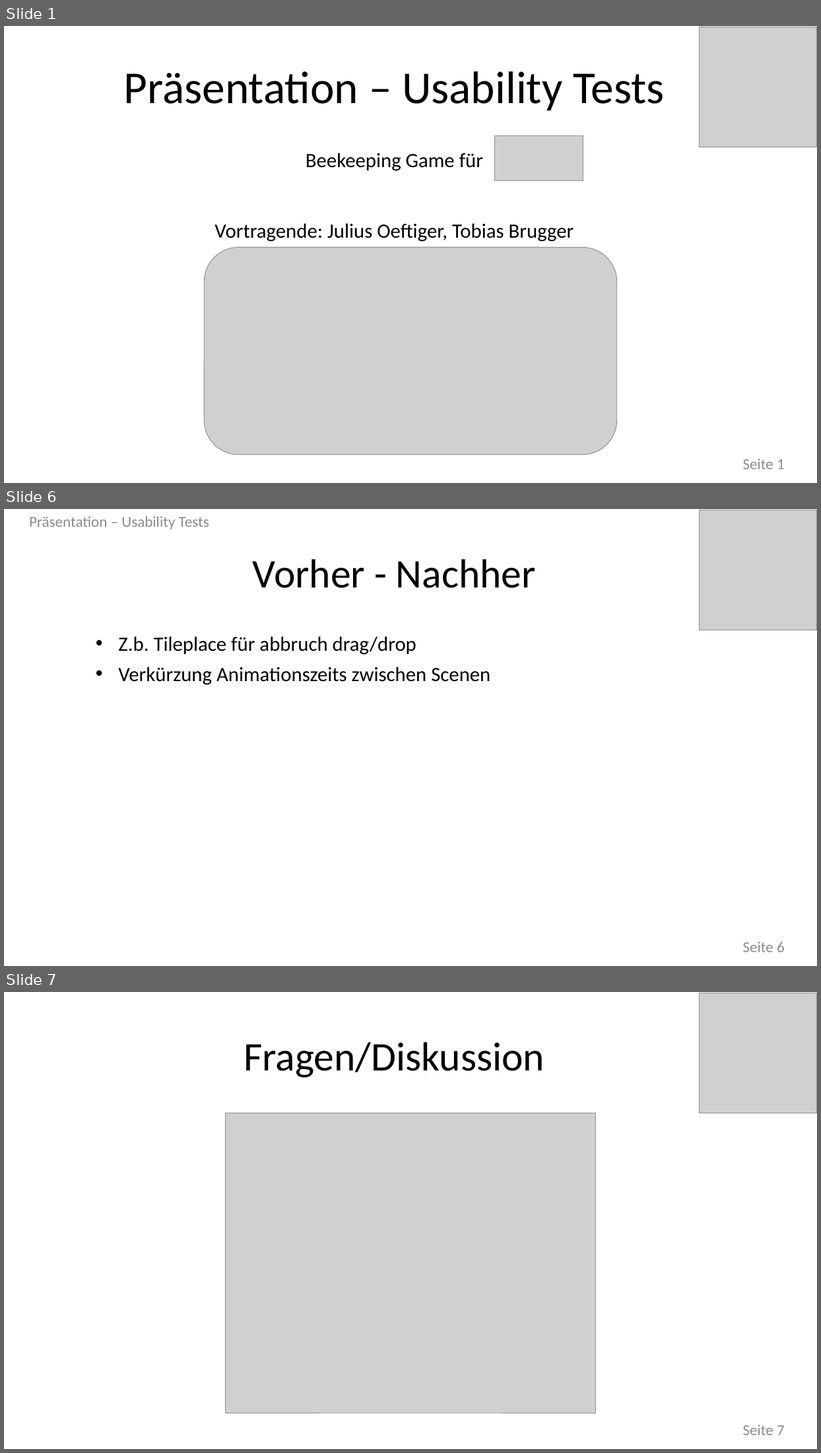
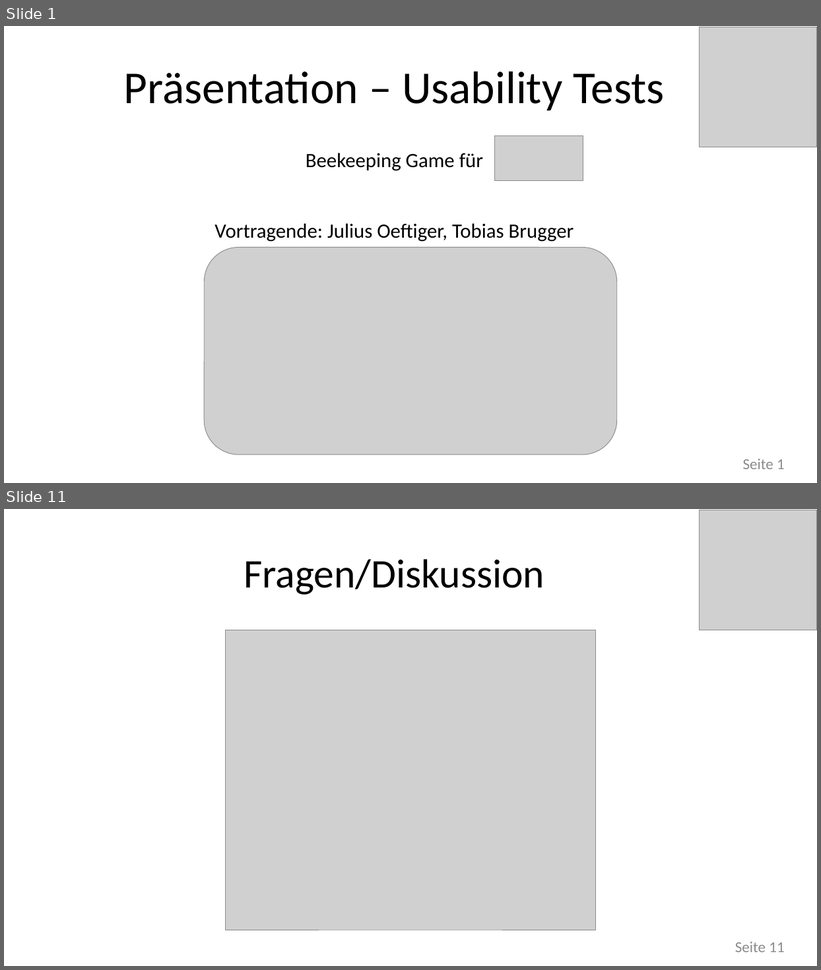
Before and after one commit to joeftiger/PSE-Bee-Game, a slide deck: Presentation - Usability Tests.pptx. Shown one above the other, each under a label of ours: slides 1, 6 and 7 before the commit, slides 1 and 11 after it; the slides between them are not shown. The pictures are 821x1453 and 821x970 pixels, drawn with LibreOffice and Linux fonts; fonts in the diff are those of the drawing; grey boxes stand for pictures. Boxes give left, top, right and bottom in pixels: in the first picture for what was removed or moved away, otherwise in the second. Text is boxed around its words. In the diff, an @@ line names an element or a change of style, - is before the commit and + after.

```diff
--- a/Presentation - Usability Tests.pptx
+++ b/Presentation - Usability Tests.pptx
@@ slide 6 removed at <box>4,509,817,966</box>, background #FFFFFF @@
@@ text removed at <box>29,516,209,529</box> @@
-Präsentation – Usability Tests
@@ picture removed at <box>700,510,817,630</box> @@
@@ text removed at <box>253,559,536,588</box> @@
-Vorher - Nachher
@@ text removed at <box>118,636,490,685</box> @@
-• Z.b. Tileplace für abbruch drag/drop
-• Verkürzung Animationszeits zwischen Scenen
@@ page number removed at <box>743,942,785,953</box> @@
-Seite 6
@@ what was slide 7 is now slide 11 @@
@@ page number at <box>735,942,784,953</box>: text changed @@
-Seite 7
+Seite 11
```
Also in this commit, not shown: 4 slides changed, 5 slides added.
